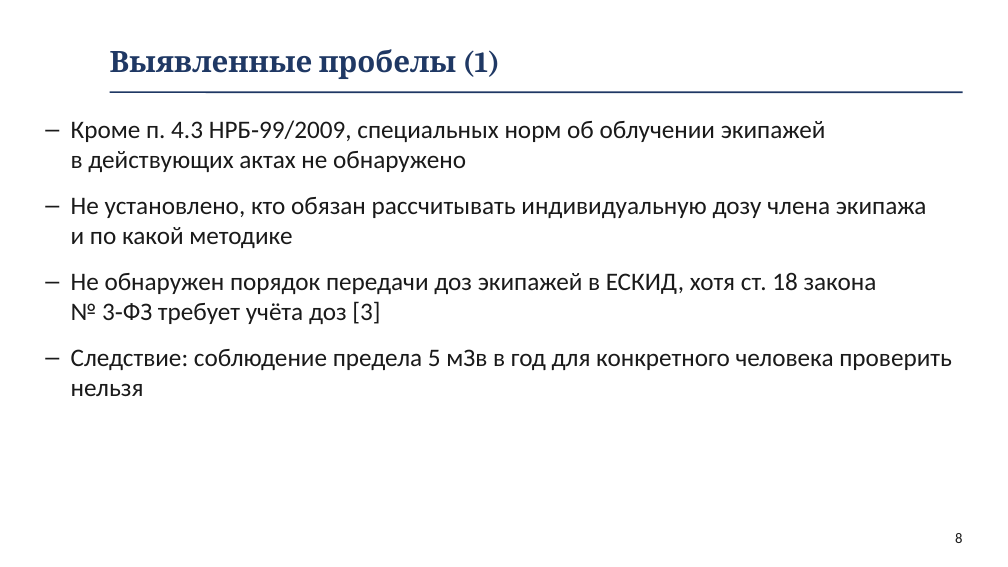
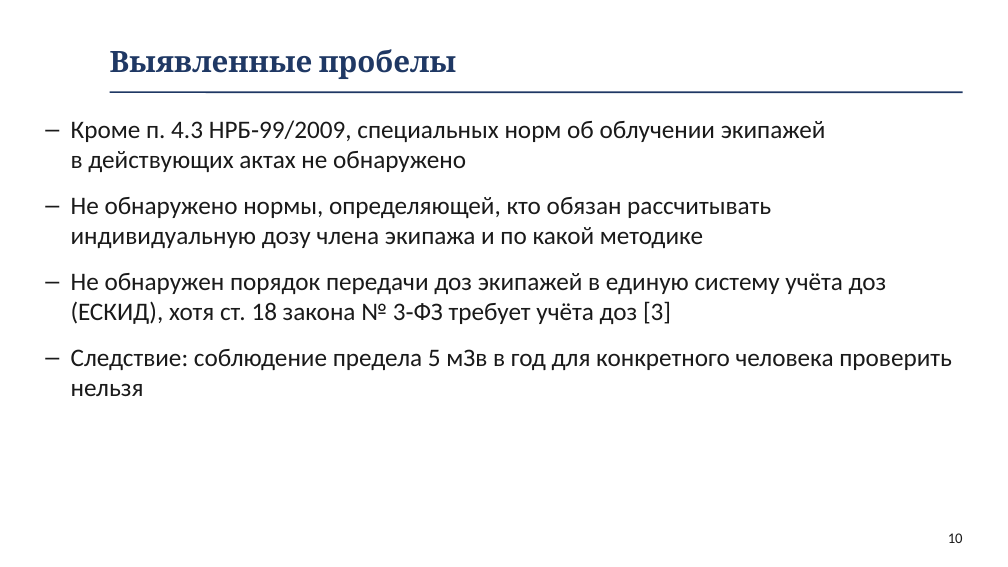
Before and after one commit to fintipluh1/rexy, a slide deck: slide 10 of Доклад_красивый.pptx (slide 8 before the commit). Drawn at 1008x567 pixels with LibreOffice and Linux fonts; fonts in the diff are those of the drawing; background and template pictures are left out. Boxes give left, top, right and bottom in pixels: in the first picture for what was removed or moved away, otherwise in the second. Text is boxed around its words. In the diff, an @@ line names an element or a change of style, - is before the commit and + after.

```diff
--- a/Доклад_красивый.pptx
+++ b/Доклад_красивый.pptx
@@ title at (110, 49, 456, 79): text changed @@
-Выявленные пробелы (1)
+Выявленные пробелы
@@ text at (71, 197, 887, 324): text changed @@
-– Не установлено, кто обязан рассчитывать индивидуальную дозу члена экипажа и по какой методике
-– Не обнаружен порядок передачи доз экипажей в ЕСКИД, хотя ст. 18 закона № 3‑ФЗ требует учёта доз [3]
+– Не обнаружено нормы, определяющей, кто обязан рассчитывать индивидуальную дозу члена экипажа и по какой методике
+– Не обнаружен порядок передачи доз экипажей в единую систему учёта доз (ЕСКИД), хотя ст. 18 закона № 3‑ФЗ требует учёта доз [3]
@@ page number at (948, 533, 963, 543): text changed @@
-8
+10
```
Also in this commit, not shown: 11 other slides changed, 4 slides added, 1 slide removed, 3 other files.
